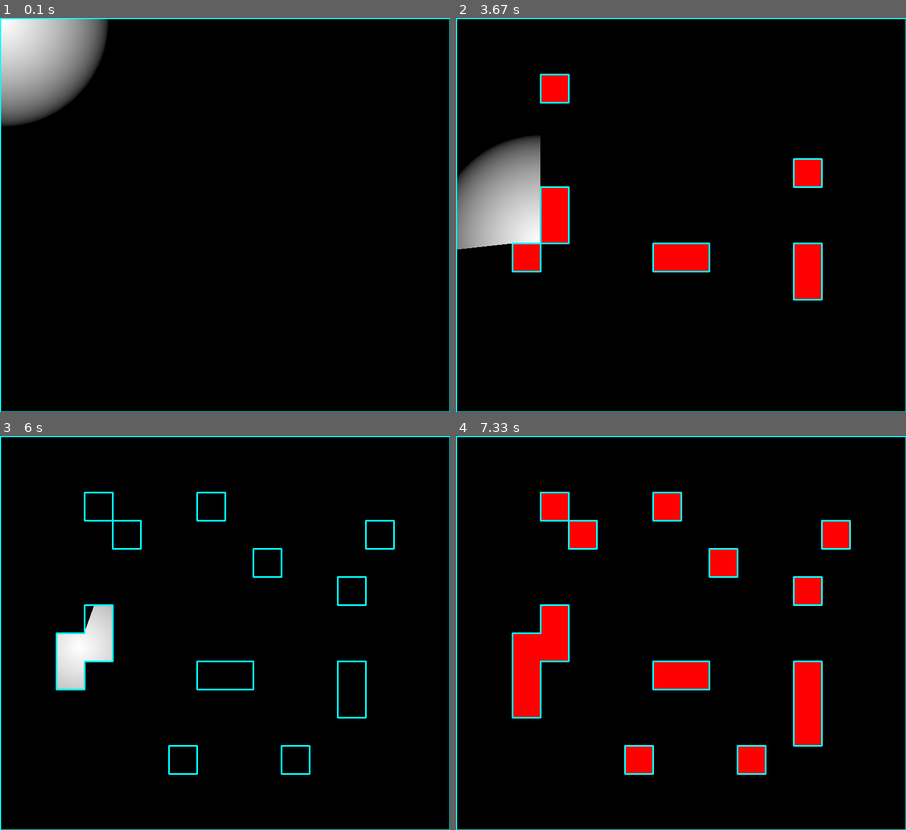
Above: before the commit, frames 1-4 (two rows, left to right).
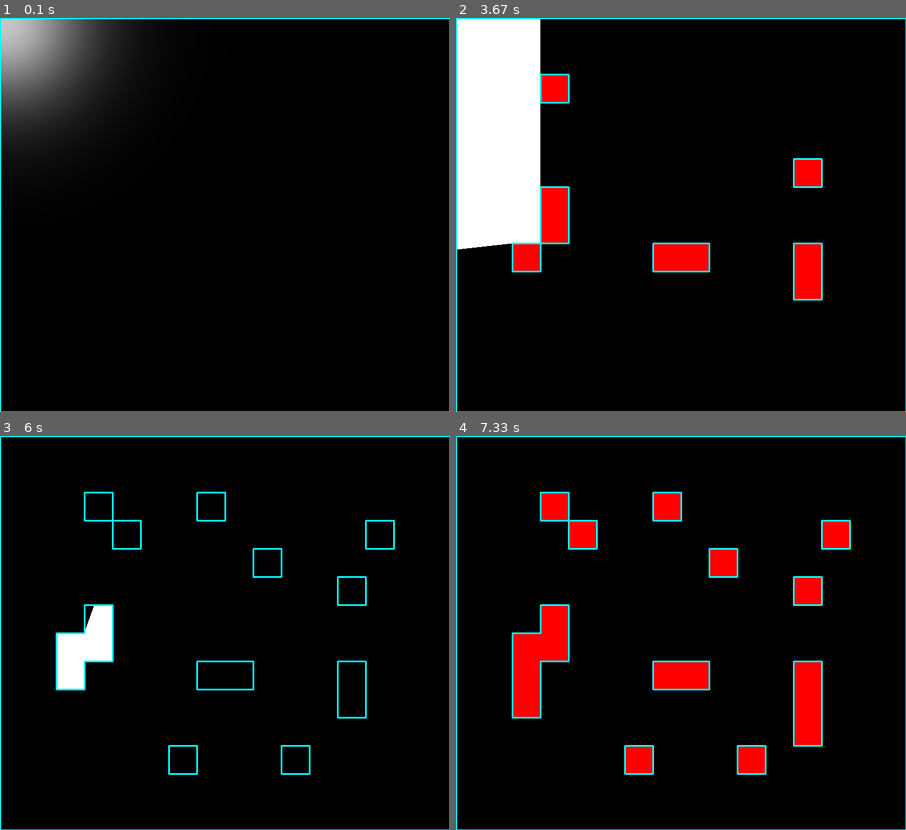
Above: after the commit, the same moments.

Repository: SushiOnToast/2D-raycasting-with-pygame
Game: pygame game, started from main.py
Two runs of this game, one before a commit and one after it. Both use one fixed random seed, a clock stepped at 60 frames per second and the inputs below.
Inputs (mouse positions are in pixels of both pictures, inside the frame that each line leads up to):
- Up to frame 1 (0.1 s): no input
- Up to frame 2 (3.67 s): tap E at 0.33 s; tap Space at 0.67 s; press the mouse at (685, 258) at 1.03 s; move the mouse to (685, 258) at 1.13 s; release the mouse at (681, 262) at 1.27 s; click (798, 278) at 1.38 s; click (798, 179) at 1.72 s; click (537, 254) at 2.05 s; click (546, 81) at 2.38 s; click (550, 191) at 2.72 s; click (802, 258) at 3.05 s; click (541, 238) at 3.38 s
- Up to frame 3 (6 s): click (117, 530) at 3.72 s; click (198, 514) at 4.05 s; click (256, 569) at 4.38 s; click (369, 542) at 4.72 s; click (180, 751) at 5.05 s; click (292, 770) at 5.38 s; tap Space at 5.73 s; click (81, 644) at 5.75 s
- Up to frame 4 (7.33 s): tap Space at 6.03, 6.23, 6.57, 6.87, 7.07 s; click (816, 743) at 6.25 s; click (537, 676) at 6.58 s; click (537, 707) at 7.08 s

The runs differ from the first frame. In frame 1, 6.5% of the frame differs, in the area x 0-29%, y 0-33%; in frame 2, 10%, in the area x 0-19%, y 0-59%; in frame 3, 0.9%; in frame 4, nothing differs.

Commit message:
add toggle lighting mode

Diff:
--- a/lighting.py
+++ b/lighting.py
@@ -13,18 +13,22 @@
         self.mouse_pos = mouse_pos
         self.polygon = polygon
 
-    def draw(self, surface):
+    def draw(self, surface, circle):
         if self.mouse_pos is not None:
             new_surface = pygame.Surface(WINDOW_SIZE)
             new_surface.fill((0, 0, 0))
             if self.polygon:
-                pygame.draw.polygon(new_surface, (0, 255, 0), self.polygon)
+                if not circle:
+                    color = (255, 255, 255)
+                else:
+                    color = (0, 255, 0)
+                pygame.draw.polygon(new_surface, color, self.polygon)
                 # for point in self.polygon:
                 #     pygame.draw.line(new_surface, (0, 255, 0), self.mouse_pos, point)
             new_surface.set_colorkey((0, 255, 0))
 
             effect_pos = (self.mouse_pos[0] - self.effect_size[0] // 2,
                           self.mouse_pos[1] - self.effect_size[1] // 2)
-
-            surface.blit(self.light_effect, effect_pos)
+            if circle:
+                surface.blit(self.light_effect, effect_pos)
             surface.blit(new_surface, (0, 0))
--- a/main.py
+++ b/main.py
@@ -15,6 +15,7 @@
 
     dragging = False  # Track whether the mouse is being held down
     solid_mode = False
+    is_radial = True
 
     running = True
     while running:
@@ -31,6 +32,8 @@
             elif event.type == pygame.KEYDOWN:
                 if event.key == pygame.K_SPACE:  # Toggle solid mode with spacebar
                     solid_mode = not solid_mode
+                if event.key == pygame.K_e:
+                    is_radial = not is_radial
 
         if dragging:
             # Add tile under mouse position during drag
@@ -53,7 +56,7 @@
 
         if solid_mode:
             lighting.update(player_pos, points)
-            lighting.draw(screen)
+            lighting.draw(screen, is_radial)
 
             mode_color = (255, 0, 0) if solid_mode else (0, 0, 0)
             for obstacle in grid_obstacles:
@@ -64,7 +67,7 @@
                 pygame.draw.rect(screen, mode_color, obstacle)
 
             lighting.update(player_pos, points)
-            lighting.draw(screen)
+            lighting.draw(screen, is_radial)
 
         for i, edge in enumerate(all_relevant_edges):
             pygame.draw.line(screen, (0, 255, 255), edge[0], edge[1], 3)
Binary file changed: light_effect.png
